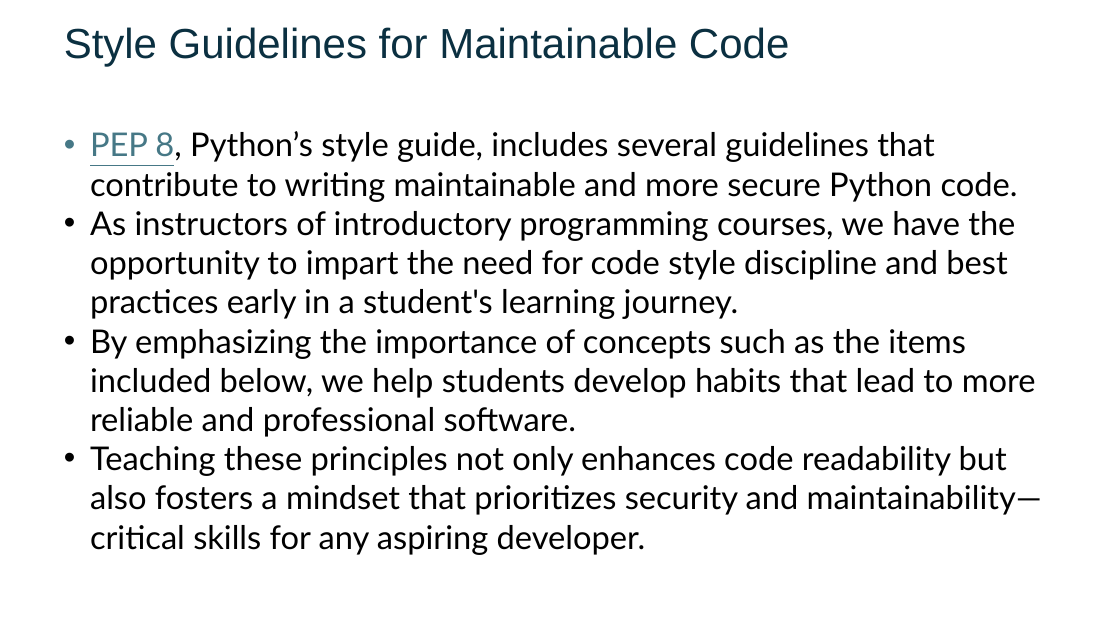
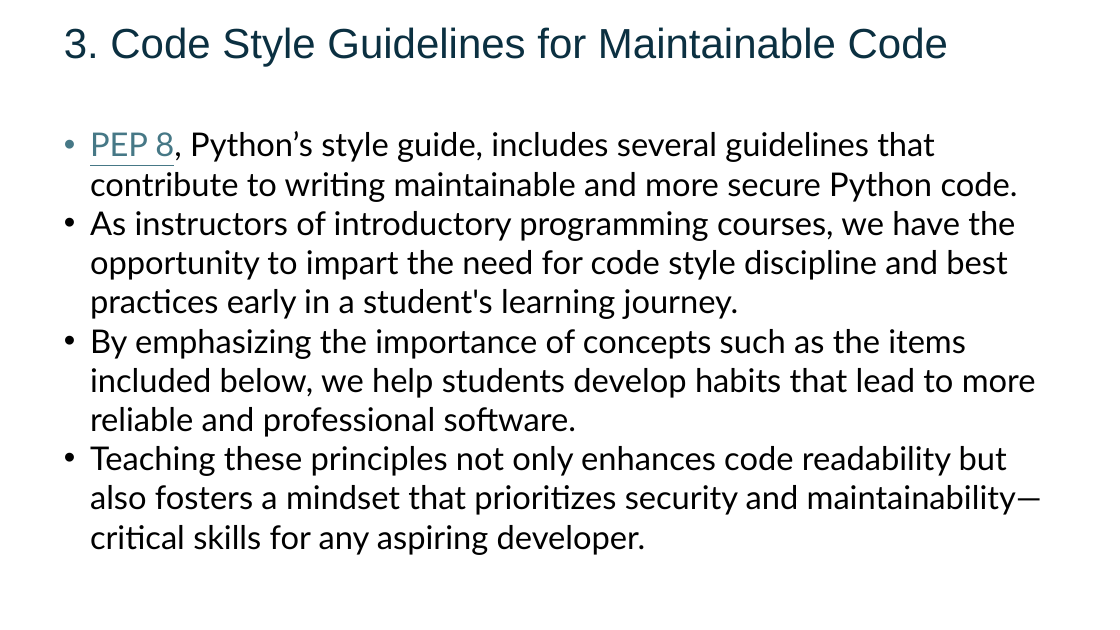
Before and after one commit to FSCJ-FacultyDev/SWC-Columbus-2025, a slide deck: slide 28 of Slides-Day1.pptx. Drawn at 1120x630 pixels with LibreOffice and Linux fonts; fonts in the diff are those of the drawing; background and template pictures are left out. Boxes give left, top, right and bottom in pixels: in the first picture for what was removed or moved away, otherwise in the second. Text is boxed around its words. In the diff, an @@ line names an element or a change of style, - is before the commit and + after.

```diff
--- a/Slides-Day1.pptx
+++ b/Slides-Day1.pptx
@@ text at (64,27,948,67): text changed @@
-Style Guidelines for Maintainable Code
+3. Code Style Guidelines for Maintainable Code
```
Also in this commit, not shown: 7 other slides changed, 2 other files.
